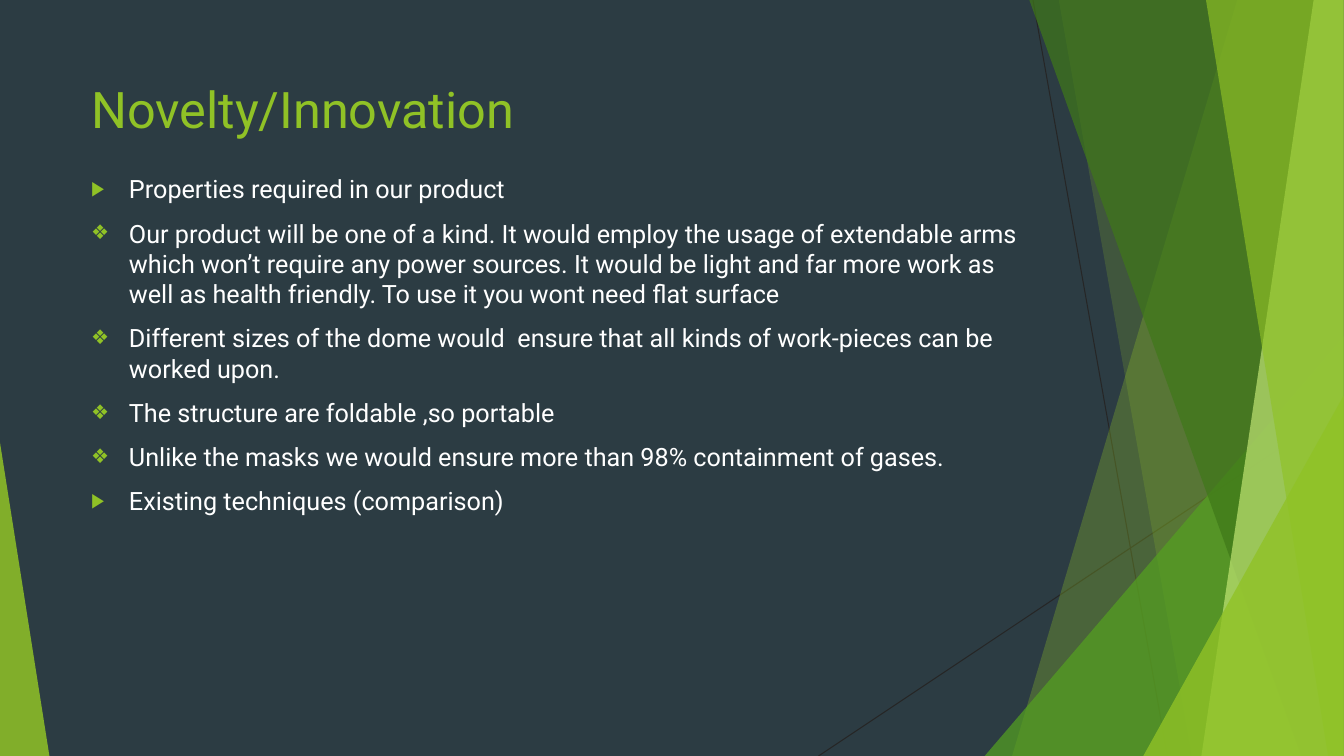
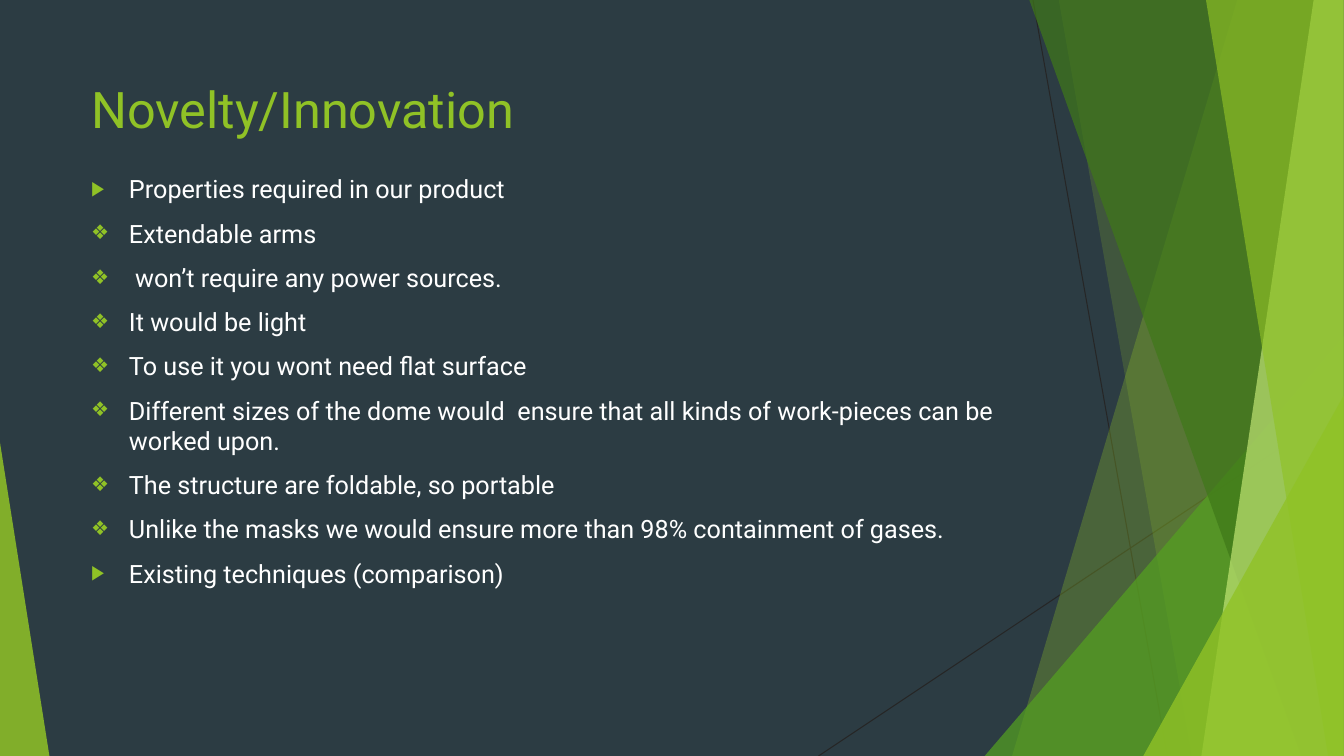
Before and after one commit to ShubhamMittal99/DISA-PPT, a slide deck: slide 3 of DISA.pptx. Drawn at 1344x756 pixels with LibreOffice and Linux fonts; fonts in the diff are those of the drawing. Boxes give left, top, right and bottom in pixels: in the first picture for what was removed or moved away, otherwise in the second. Text is boxed around its words. In the diff, an @@ line names an element or a change of style, - is before the commit and + after.

```diff
--- a/DISA.pptx
+++ b/DISA.pptx
@@ text at bbox=[129, 224, 527, 381]: text changed @@
-❖ Our product will be one of a kind. It would employ the usage of extendable arms which won’t require any power sources. It would be light and far more work as well as health friendly. To use it you wont need flat surface
+❖ Extendable arms
+❖ won’t require any power sources.
+❖ It would be light
+❖ To use it you wont need flat surface
@@ text at bbox=[129, 475, 554, 499]: spaces changed @@
-❖ The structure are foldable ,so portable
+❖ The structure are foldable, so portable
```
